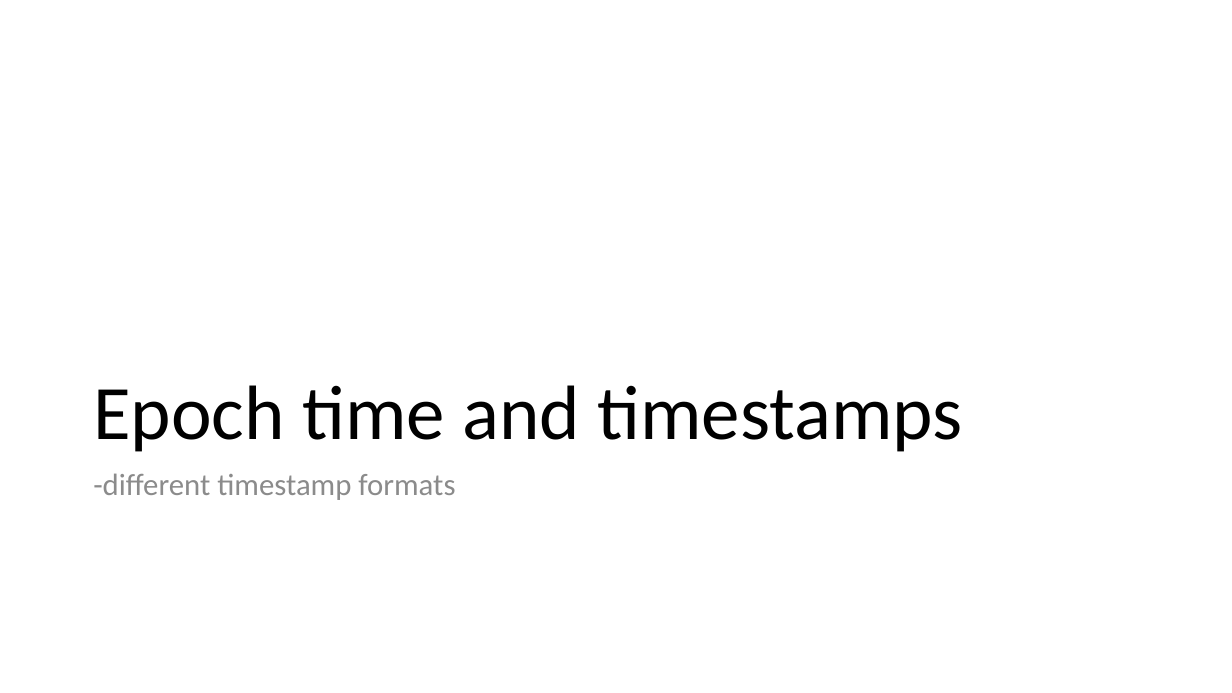
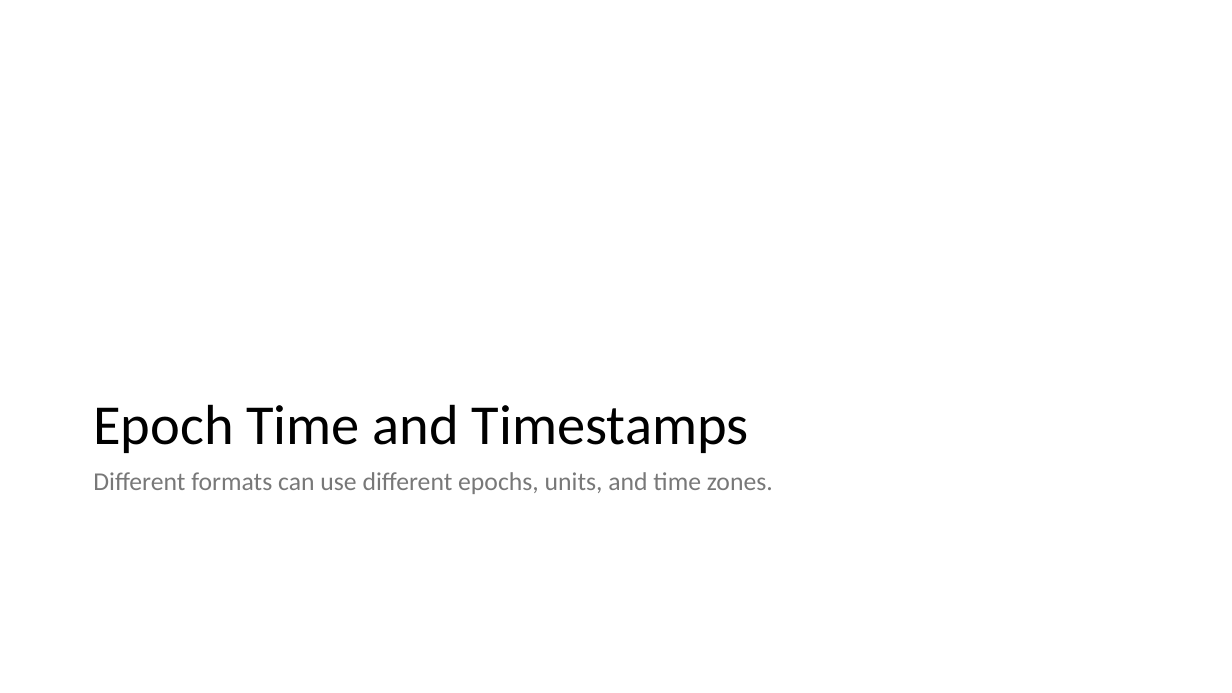
Before and after one commit to frankwxu/Digital-Forensics-Basic-Book, a slide deck: slide 25 of PPTs/Ch2_Number_Systems_for_Digital_Forensics.pptx. Drawn at 1232x693 pixels with LibreOffice and Linux fonts; fonts in the diff are those of the drawing; background and template pictures are left out. Boxes give left, top, right and bottom in pixels: in the first picture for what was removed or moved away, otherwise in the second. Text is boxed around its words. In the diff, an @@ line names an element or a change of style, - is before the commit and + after.

```diff
--- a/PPTs/Ch2_Number_Systems_for_Digital_Forensics.pptx
+++ b/PPTs/Ch2_Number_Systems_for_Digital_Forensics.pptx
@@ title at <box>93,404,749,453</box>: text changed; size 60 to 44 pt @@
-Epoch time and timestamps
+Epoch Time and Timestamps
@@ text at <box>93,472,773,494</box>: text changed; size 24 to 20 pt; text colour #8C8C8C to #787878 @@
--different timestamp formats
+Different formats can use different epochs, units, and time zones.
```
Also in this commit, not shown: 35 other slides changed, 5 slides added, 4 slides removed.
